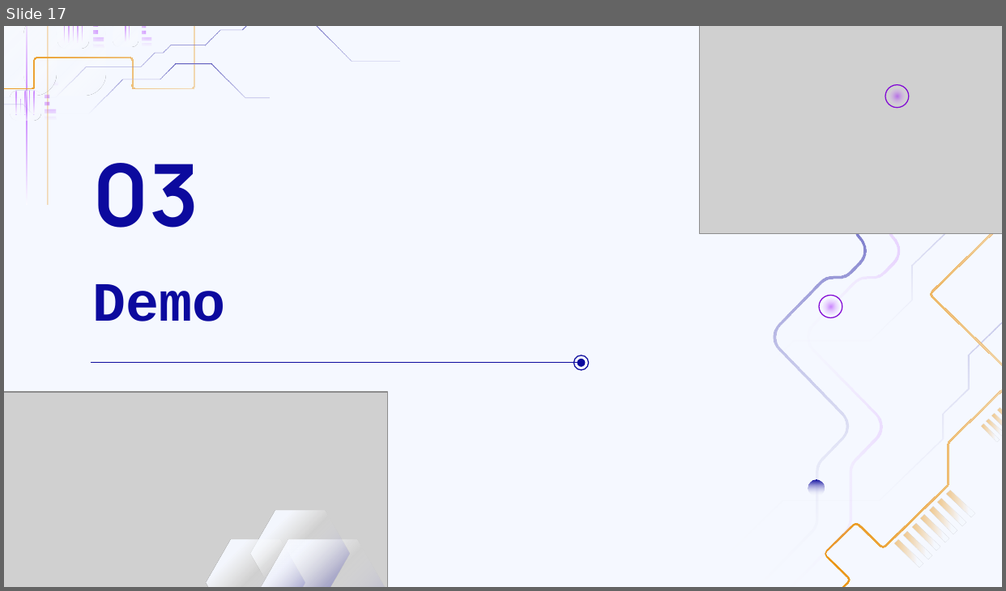
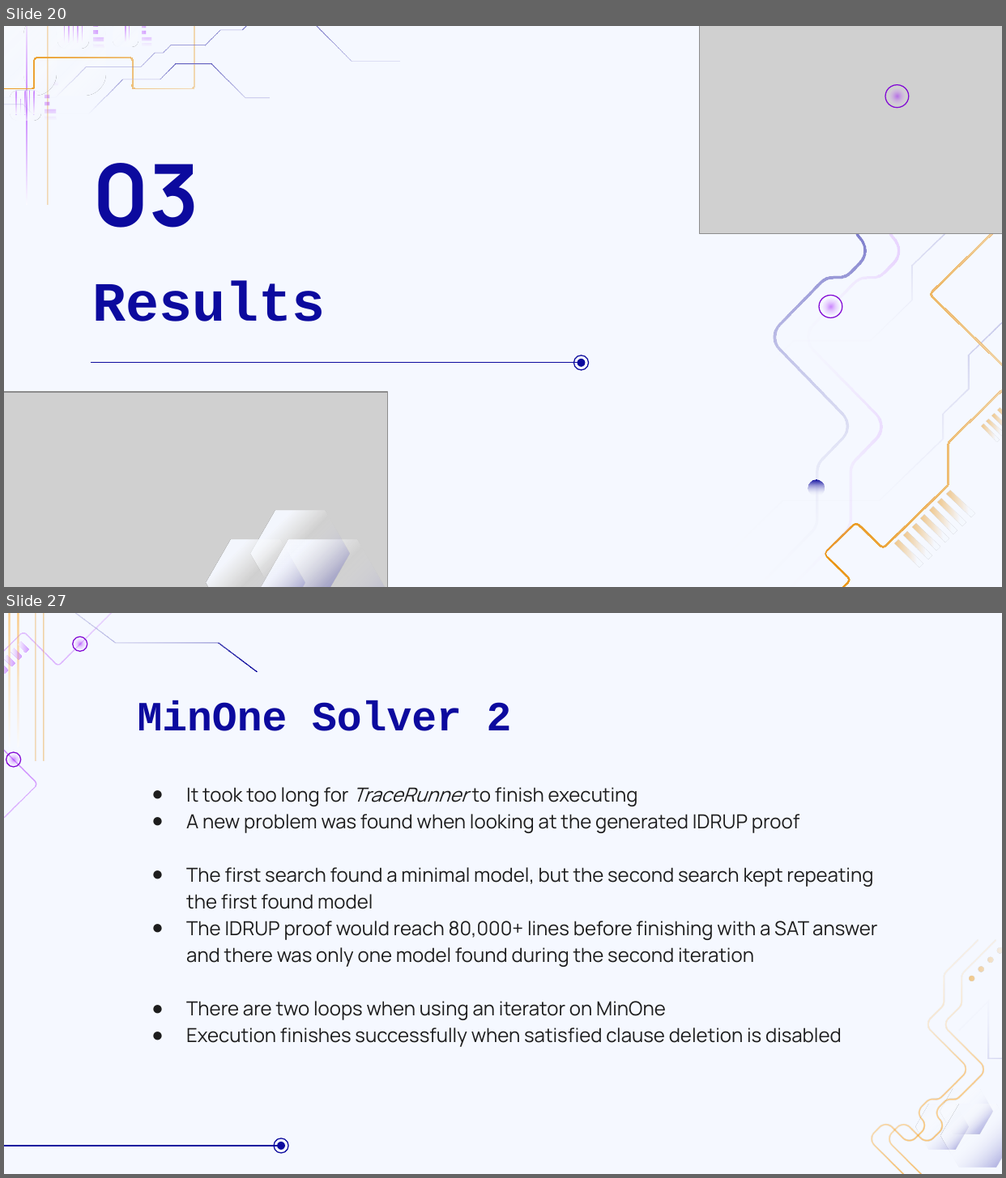
Before and after one commit to Irisi99/SAT4J-API-Fuzzing, a slide deck: Slides.pptx. Shown one above the other, each under a label of ours: slide 17 before the commit, slides 20 and 27 after it; the slides between them are not shown. The pictures are 1006x591 and 1006x1178 pixels, drawn with LibreOffice and Linux fonts; fonts in the diff are those of the drawing; grey boxes stand for pictures; background and template pictures are left out. Boxes give left, top, right and bottom in pixels: in the first picture for what was removed or moved away, otherwise in the second. Text is boxed around its words. In the diff, an @@ line names an element or a change of style, - is before the commit and + after.

```diff
--- a/Slides.pptx
+++ b/Slides.pptx
@@ slide 27 added at [4, 613, 1002, 1174], background #F5F8FF @@
@@ group added at [4, 613, 258, 1018]: 10 freeform shapes, 4 ellipses @@
@@ title added at [138, 700, 512, 731], 30 pt, text #0C0A9E, bold @@
+MinOne Solver 2
@@ subtitle added at [186, 787, 877, 1047], 14 pt, text #1D1D1D @@
+● It took too long for TraceRunner to finish executing
+● A new problem was found when looking at the generated IDRUP proof
+● The first search found a minimal model, but the second search kept repeating the first found model
+● The IDRUP proof would reach 80,000+ lines before finishing with a SAT answer and there was only one model found during the second iteration
+● There are two loops when using an iterator on MinOne
+● Execution finishes successfully when satisfied clause deletion is disabled
@@ group added at [872, 930, 1002, 1174]: 8 freeform shapes @@
@@ line added from (4, 1146) to (278, 1146), #0C0A9E 0.75 pt @@
@@ ellipse added at [274, 1139, 288, 1154], outline #0C0A9E 0.75 pt @@
@@ ellipse added at [278, 1142, 285, 1150], fill #0C0A9E @@
@@ what was slide 17 is now slide 20 @@
@@ slide 20 changed as well @@
@@ title at [92, 281, 325, 322]: text changed @@
-Demo
+Results
```
Also in this commit, not shown: 15 other slides changed, 13 other slides added, 5 slides removed.
